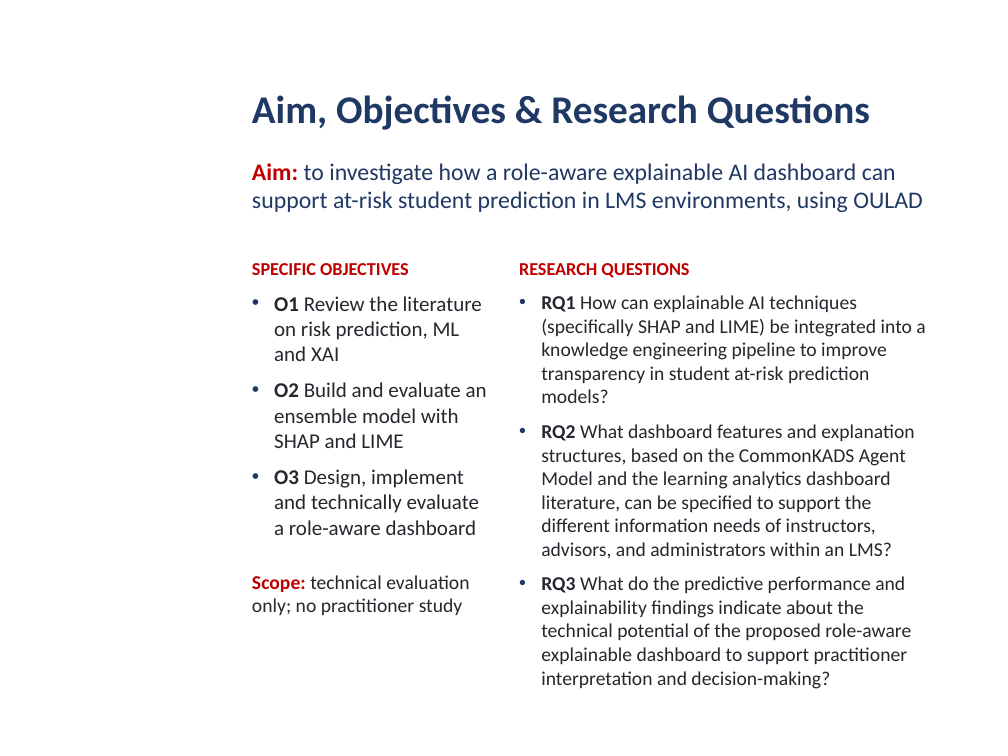
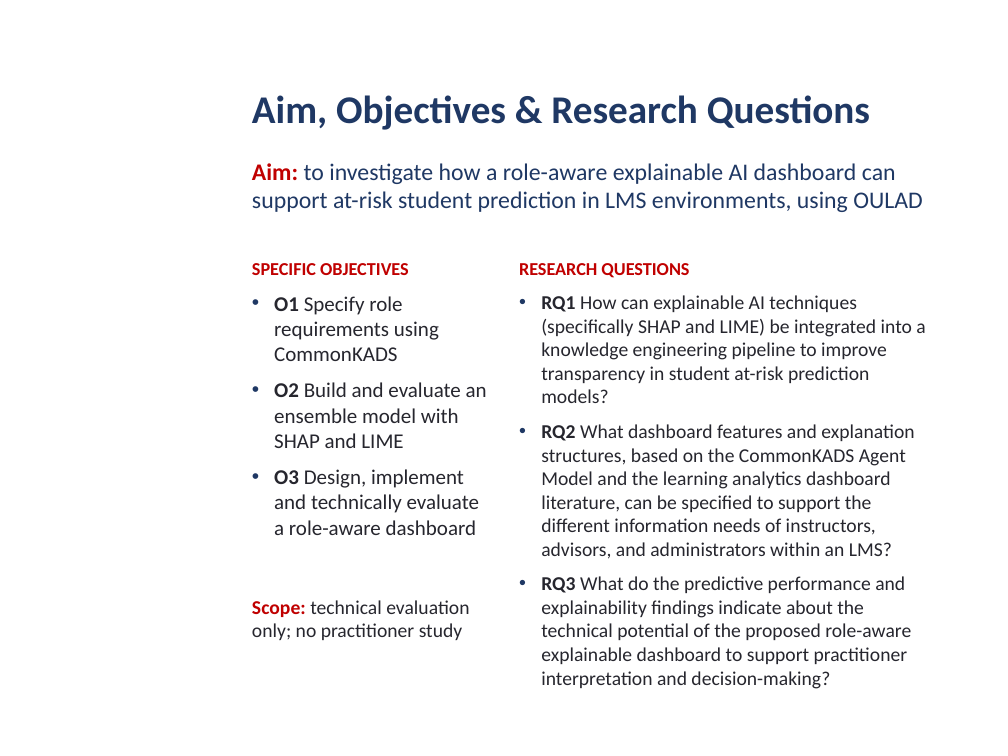
Before and after one commit to daniel-larry/python-run-result, a slide deck: slide 4 of Internal_Defense_Presentation.pptx. Drawn at 1008x756 pixels with LibreOffice and Linux fonts; fonts in the diff are those of the drawing; background and template pictures are left out. Boxes give left, top, right and bottom in pixels: in the first picture for what was removed or moved away, otherwise in the second. Text is boxed around its words. In the diff, an @@ line names an element or a change of style, - is before the commit and + after.

```diff
--- a/Internal_Defense_Presentation.pptx
+++ b/Internal_Defense_Presentation.pptx
@@ text at <box>274,296,439,361</box>: text changed @@
-• O1 Review the literature on risk prediction, ML and XAI
+• O1 Specify role requirements using CommonKADS
@@ text "Scope: technical evaluation only; no ...": place and size @@
-text "Scope: technical evaluation only; no ..." at <box>252,575,469,615</box>
+text "Scope: technical evaluation only; no ..." at <box>252,600,469,640</box>
```
Also in this commit, not shown: 4 other files.
